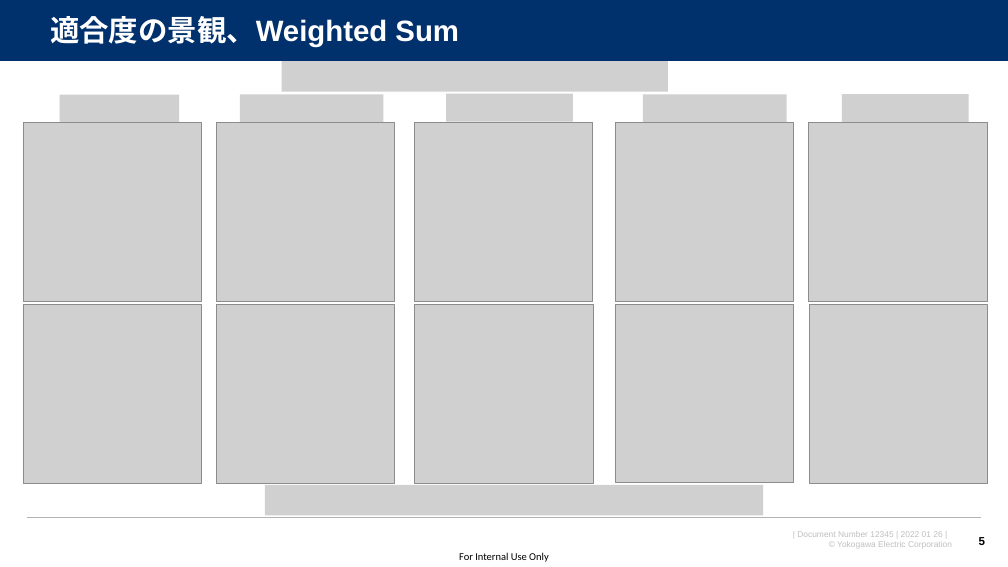
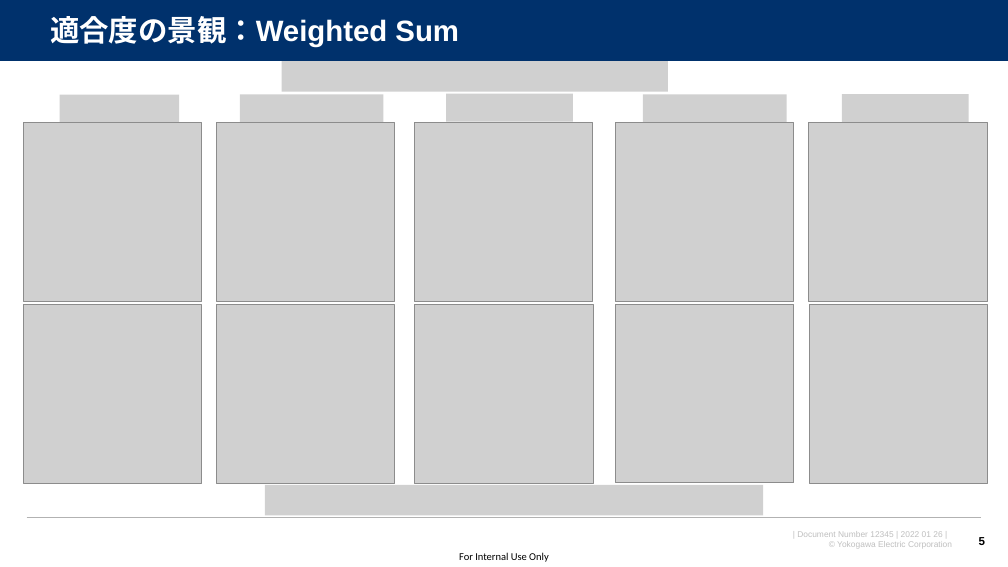
Before and after one commit to watarukumagai-git/opt, a slide deck: slide 5 of opt/220426_有制約最適化の検証_rev.0.pptx. Drawn at 1008x567 pixels with LibreOffice and Linux fonts; fonts in the diff are those of the drawing; grey boxes stand for pictures; background and template pictures are left out. Boxes give left, top, right and bottom in pixels: in the first picture for what was removed or moved away, otherwise in the second. Text is boxed around its words. In the diff, an @@ line names an element or a change of style, - is before the commit and + after.

```diff
--- a/opt/220426_有制約最適化の検証_rev.0.pptx
+++ b/opt/220426_有制約最適化の検証_rev.0.pptx
@@ title at [50,16,459,48]: text changed @@
-適合度の景観、Weighted Sum
+適合度の景観：Weighted Sum
```
Also in this commit, not shown: 1 other slide changed, 1 slide added, 1 slide removed.
